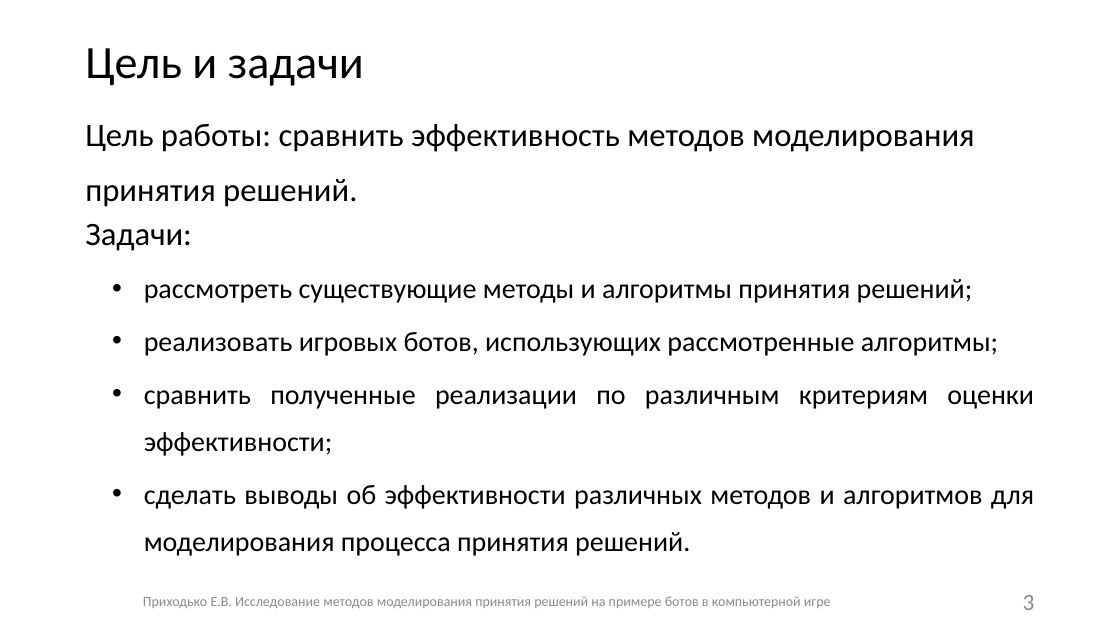
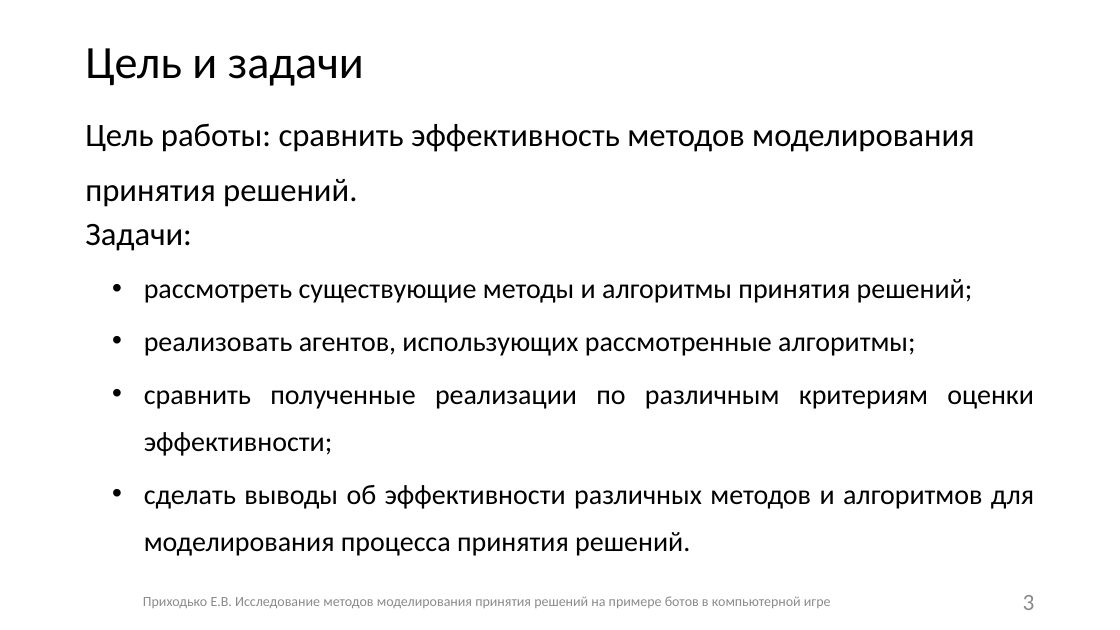
Before and after one commit to Fck-r-sns/Game_AI_thesis, a slide deck: slide 3 of Презентация.pptx. Drawn at 1120x630 pixels with LibreOffice and Linux fonts; fonts in the diff are those of the drawing. Boxes give left, top, right and bottom in pixels: in the first picture for what was removed or moved away, otherwise in the second. Text is boxed around its words. In the diff, an @@ line names an element or a change of style, - is before the commit and + after.

```diff
--- a/Презентация.pptx
+++ b/Презентация.pptx
@@ text at box(144, 337, 915, 356): text changed @@
-  • реализовать игровых ботов, использующих рассмотренные алгоритмы;
+  • реализовать агентов, использующих рассмотренные алгоритмы;
```
Also in this commit, not shown: 3 other slides changed, 3 other files.
